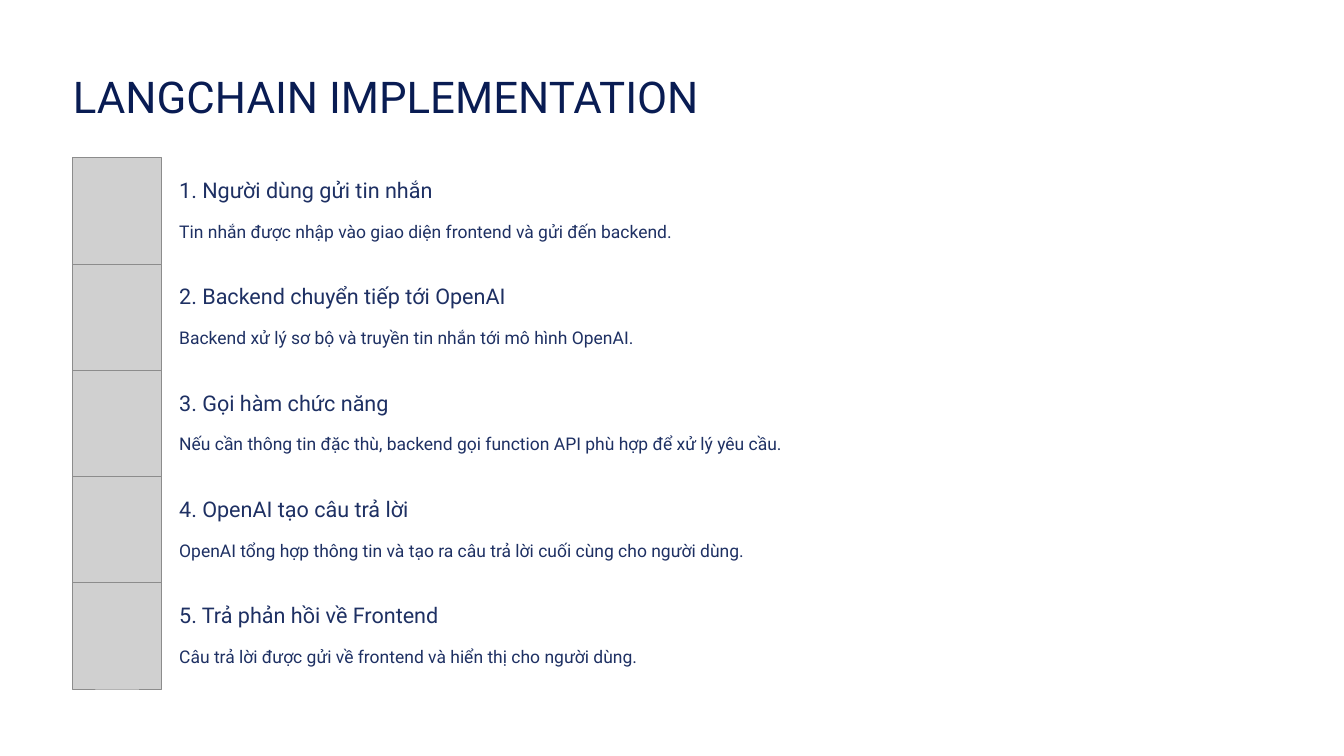
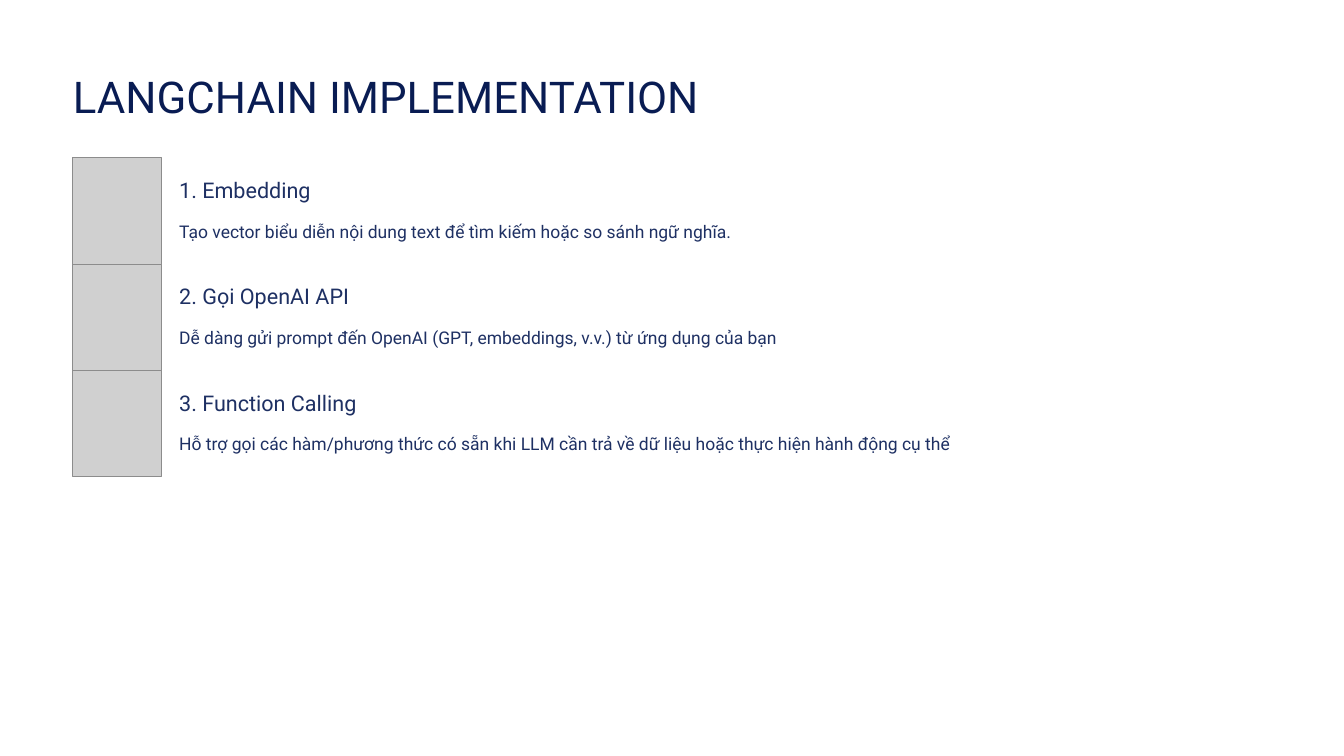
Before and after one commit to vuongdq084/ai-elevate-chatbot, a slide deck: slide 4 of UNG-DUNG-CHATBOT-CHO-DU-AN.pptx. Drawn at 1344x756 pixels with LibreOffice and Linux fonts; fonts in the diff are those of the drawing; grey boxes stand for pictures; background and template pictures are left out. Boxes give left, top, right and bottom in pixels: in the first picture for what was removed or moved away, otherwise in the second. Text is boxed around its words. In the diff, an @@ line names an element or a change of style, - is before the commit and + after.

Commit message:
update slide

```diff
--- a/UNG-DUNG-CHATBOT-CHO-DU-AN.pptx
+++ b/UNG-DUNG-CHATBOT-CHO-DU-AN.pptx
@@ text at (179, 181, 310, 203): text changed @@
-1. Người dùng gửi tin nhắn
+1. Embedding
@@ text at (179, 223, 731, 242): text changed @@
-Tin nhắn được nhập vào giao diện frontend và gửi đến backend.
+Tạo vector biểu diễn nội dung text để tìm kiếm hoặc so sánh ngữ nghĩa.
@@ text at (179, 288, 349, 309): text changed @@
-2. Backend chuyển tiếp tới OpenAI
+2. Gọi OpenAI API
@@ text at (179, 329, 777, 348): text changed @@
-Backend xử lý sơ bộ và truyền tin nhắn tới mô hình OpenAI.
+Dễ dàng gửi prompt đến OpenAI (GPT, embeddings, v.v.) từ ứng dụng của bạn
@@ text at (179, 394, 356, 416): text changed @@
-3. Gọi hàm chức năng
+3. Function Calling
@@ text at (179, 435, 950, 454): text changed @@
-Nếu cần thông tin đặc thù, backend gọi function API phù hợp để xử lý yêu cầu.
+Hỗ trợ gọi các hàm/phương thức có sẵn khi LLM cần trả về dữ liệu hoặc thực hiện hành động cụ thể
@@ picture removed at (73, 476, 161, 583) @@
@@ text removed at (179, 499, 409, 522) @@
-4. OpenAI tạo câu trả lời
@@ text removed at (179, 542, 744, 561) @@
-OpenAI tổng hợp thông tin và tạo ra câu trả lời cuối cùng cho người dùng.
@@ picture removed at (73, 583, 161, 690) @@
@@ text removed at (179, 605, 439, 628) @@
-5. Trả phản hồi về Frontend
@@ text removed at (179, 648, 637, 667) @@
-Câu trả lời được gửi về frontend và hiển thị cho người dùng.
```
Also in this commit, not shown: 1 other file.
